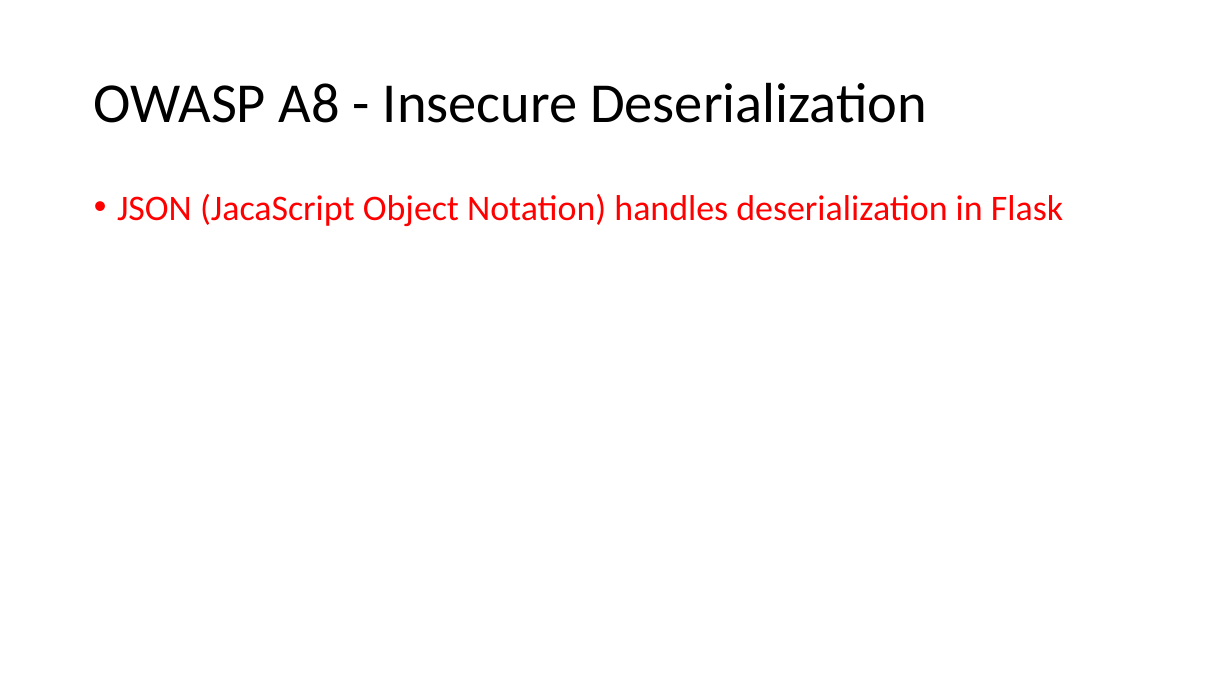
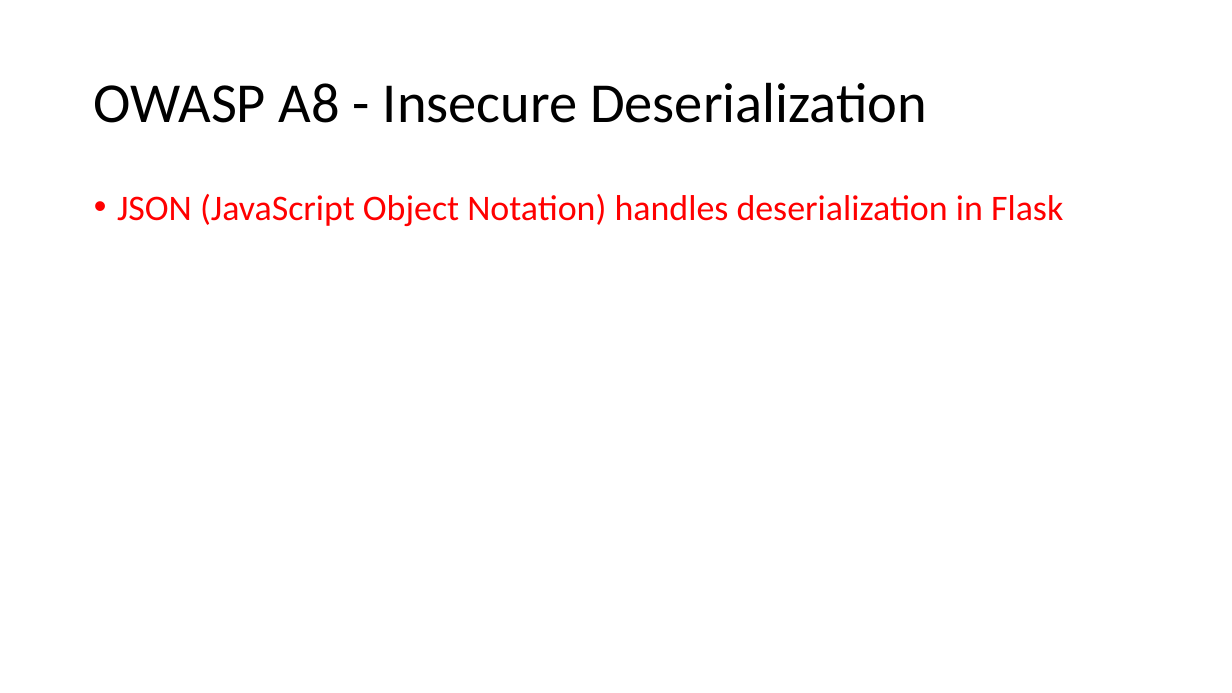
Before and after one commit to jkunnas58/dat250_netbank_fall_2020, a slide deck: slide 18 of Project_report_group_9.pptx. Drawn at 1232x693 pixels with LibreOffice and Linux fonts; fonts in the diff are those of the drawing. Boxes give left, top, right and bottom in pixels: in the first picture for what was removed or moved away, otherwise in the second. Text is boxed around its words. In the diff, an @@ line names an element or a change of style, - is before the commit and + after.

```diff
--- a/Project_report_group_9.pptx
+++ b/Project_report_group_9.pptx
@@ text at (117, 194, 1063, 226): text changed @@
-• JSON (JacaScript Object Notation) handles deserialization in Flask
+• JSON (JavaScript Object Notation) handles deserialization in Flask
```
Also in this commit, not shown: 7 other slides changed.
